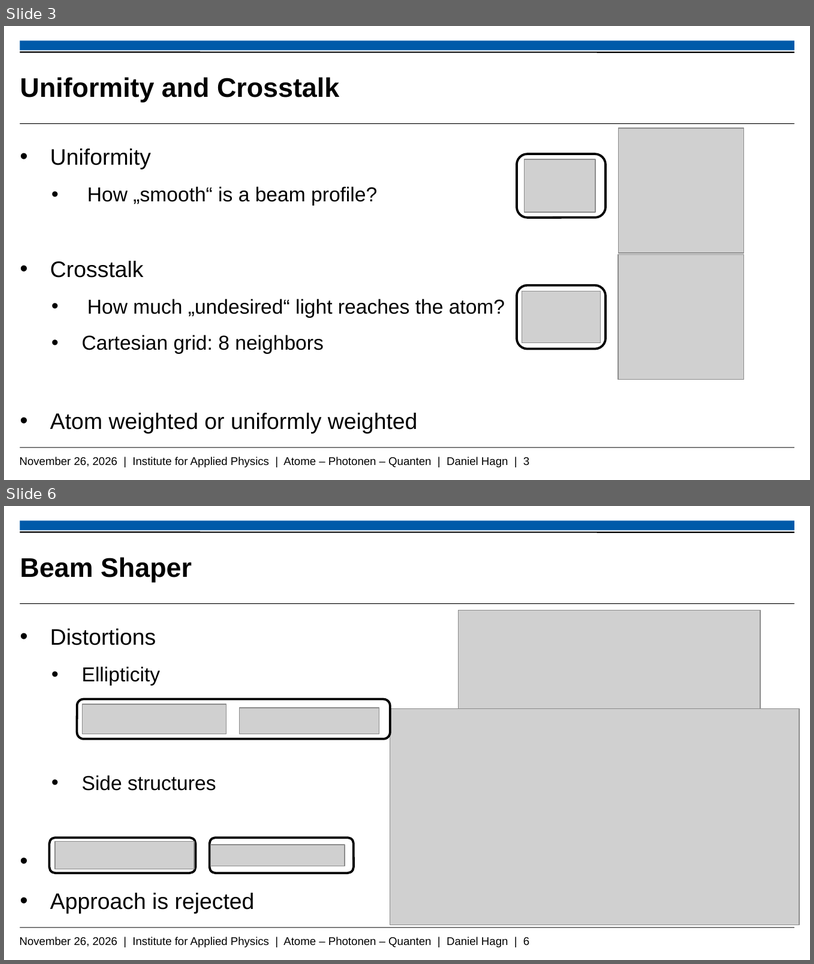
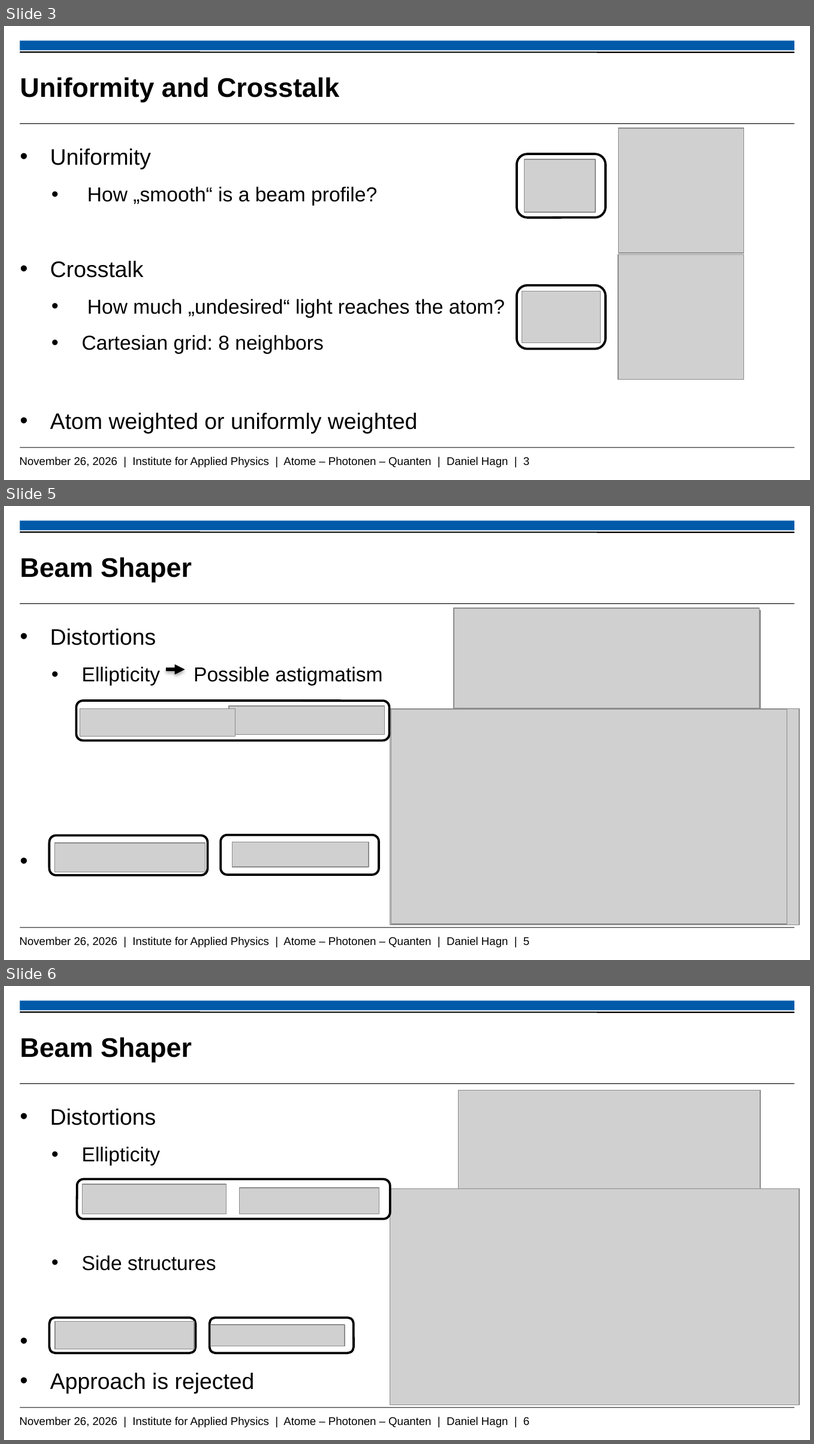
Before and after one commit to Daniel-Hagn-physik/Masterthesis_Backup, a slide deck: Hagn_Daniel_Mastervortrag.pptx. Shown one above the other, each under a label of ours: slides 3 and 6 before the commit, slides 3, 5 and 6 after it; the slides between them are not shown. The pictures are 814x964 and 814x1444 pixels, drawn with LibreOffice and Linux fonts; fonts in the diff are those of the drawing; grey boxes stand for pictures; background and template pictures are left out. Boxes give left, top, right and bottom in pixels: in the first picture for what was removed or moved away, otherwise in the second. Text is boxed around its words. In the diff, an @@ line names an element or a change of style, - is before the commit and + after.

```diff
--- a/Hagn_Daniel_Mastervortrag.pptx
+++ b/Hagn_Daniel_Mastervortrag.pptx
@@ slide 5 added at <box>4,506,810,960</box>, background #FFFFFF; not listed: 5 template elements that a slide beside it also shows @@
@@ title added at <box>20,557,192,582</box>, 24 pt, text #000000, bold @@
+Beam Shaper
@@ picture added at <box>454,607,759,708</box> @@
@@ picture added at <box>459,610,761,708</box> @@
@@ text added at <box>50,628,383,685</box>, 18 pt, text #000000 @@
+• Distortions
+    • Ellipticity Possible astigmatism
@@ arrow added from (166, 670) to (185, 670), #000000 3 pt @@
@@ rounded rectangle added at <box>77,700,389,740</box>, fill #FFFFFF, outline #000000 2 pt @@
@@ picture added at <box>80,708,236,736</box> @@
@@ picture added at <box>229,706,384,735</box> @@
@@ picture added at <box>390,708,800,925</box> @@
@@ picture added at <box>391,709,787,924</box> @@
@@ rounded rectangle added at <box>49,837,195,873</box>, fill #FFFFFF, outline #000000 2 pt @@
@@ rounded rectangle added at <box>49,835,207,874</box>, fill #FFFFFF, outline #000000 2 pt @@
@@ picture added at <box>55,843,206,872</box> @@
@@ rounded rectangle added at <box>221,835,379,874</box>, fill #FFFFFF, outline #000000 2 pt @@
@@ picture added at <box>232,842,368,867</box> @@
```
Also in this commit, not shown: 6 slides changed, 2 other slides added, 2 slides removed.
